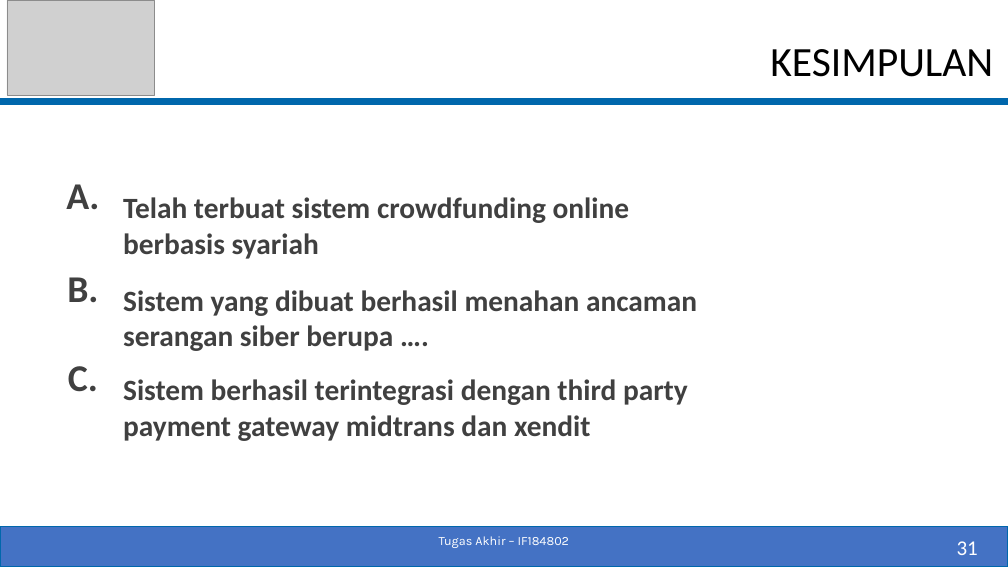
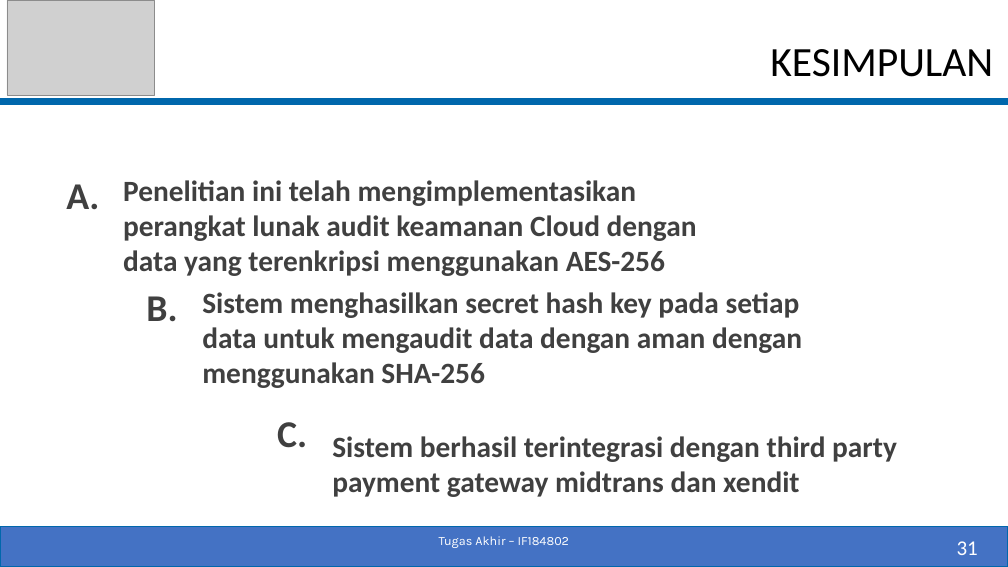
Before and after one commit to fajrisalam/Tugas-Akhir, a slide deck: slide 31 of PPT_SIDANG.pptx. Drawn at 1008x567 pixels with LibreOffice and Linux fonts; fonts in the diff are those of the drawing; grey boxes stand for pictures. Boxes give left, top, right and bottom in pixels: in the first picture for what was removed or moved away, otherwise in the second. Text is boxed around its words. In the diff, an @@ line names an element or a change of style, - is before the commit and + after.

```diff
--- a/PPT_SIDANG.pptx
+++ b/PPT_SIDANG.pptx
@@ text at box(123, 180, 697, 276): text changed @@
-Telah terbuat sistem crowdfunding online berbasis syariah
+Penelitian ini telah mengimplementasikan perangkat lunak audit keamanan Cloud dengan data yang terenkripsi menggunakan AES-256
@@ text "B.": place and size @@
-text "B." at box(67, 277, 98, 302)
+text "B." at box(146, 296, 177, 322)
@@ text at box(202, 292, 802, 388): text changed @@
-Sistem yang dibuat berhasil menahan ancaman serangan siber berupa ….
+Sistem menghasilkan secret hash key pada setiap data untuk mengaudit data dengan aman dengan menggunakan SHA-256
@@ text "C.": place and size @@
-text "C." at box(68, 366, 98, 392)
+text "C." at box(277, 422, 307, 448)
@@ text "Sistem berhasil terintegrasi dengan third ...": place and size @@
-text "Sistem berhasil terintegrasi dengan third ..." at box(123, 379, 688, 441)
+text "Sistem berhasil terintegrasi dengan third ..." at box(332, 436, 897, 497)
```
Also in this commit, not shown: 14 other slides changed, 5 slides added, 5 slides removed, 1 other file.
